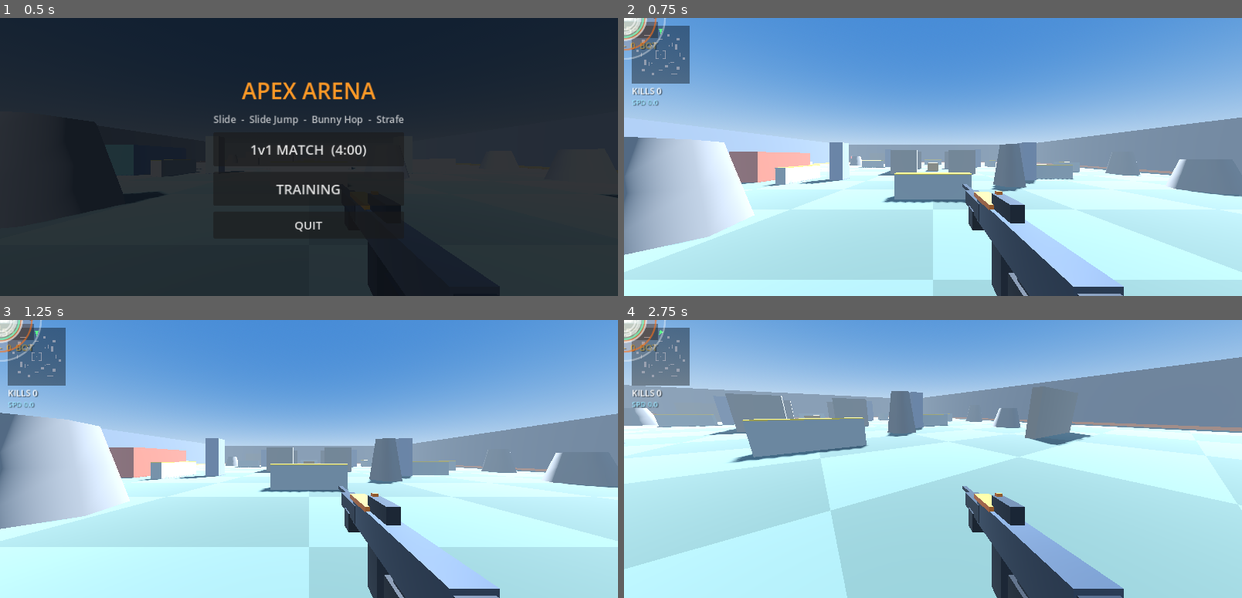
Above: before the commit, frames 1-4 (two rows, left to right).
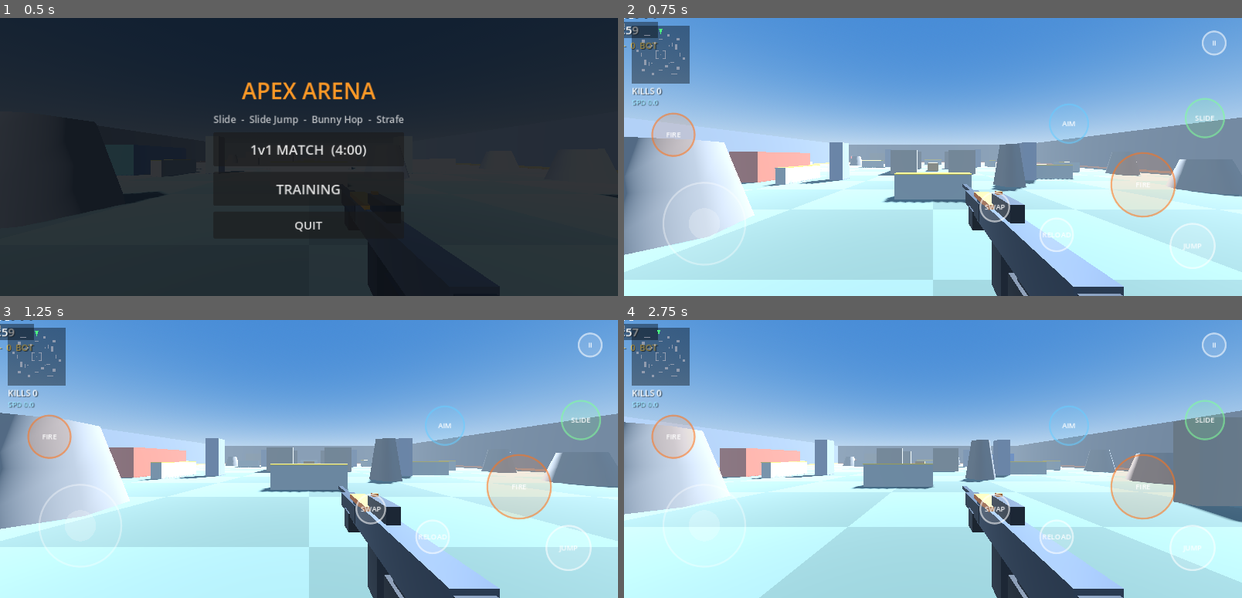
Above: after the commit, the same moments.

Repository: bughuntera1381/goooo
Game: Godot game, scene res://Scenes/Main.tscn
Same seed, same stepped clock (60 frames per second), same inputs: the game is played once before the commit and once after it.
Inputs (mouse positions are in pixels of both pictures, inside the frame that each line leads up to):
- Up to frame 1 (0.5 s): no input
- Up to frame 2 (0.75 s): click "1v1 MATCH (4:00)" at 0.5 s
- Up to frame 3 (1.25 s): no input
- Up to frame 4 (2.75 s): move the mouse to (1068, 445) at 1.27 s; click (1068, 445) at 1.42 s; drag from (809, 472) to (902, 514) at 2.02 s

Frame 1 is identical in both runs. In frame 2, 4.1% of the frame differs, in the area x 0-98%, y 0-91%; in frame 3, 4.2%; in frame 4, 71%, in the area x 0-100%, y 0-100%.

Commit message:
Update touch_controls.gd

Diff:
--- a/Input/touch_controls.gd
+++ b/Input/touch_controls.gd
@@ -51,9 +51,15 @@
 		return _btn_finger.has("slide")
 
 func _ready() -> void:
-	set_anchors_preset(Control.PRESET_FULL_RECT)
 	mouse_filter = Control.MOUSE_FILTER_IGNORE
+	_fit()
+	get_viewport().size_changed.connect(_fit)
 	_defaults = buttons.duplicate(true)
+
+func _fit() -> void:
+	set_anchors_preset(Control.PRESET_TOP_LEFT)
+	position = Vector2.ZERO
+	size = get_viewport_rect().size
 
 func consume_look() -> Vector2:
 	var d := look_delta
